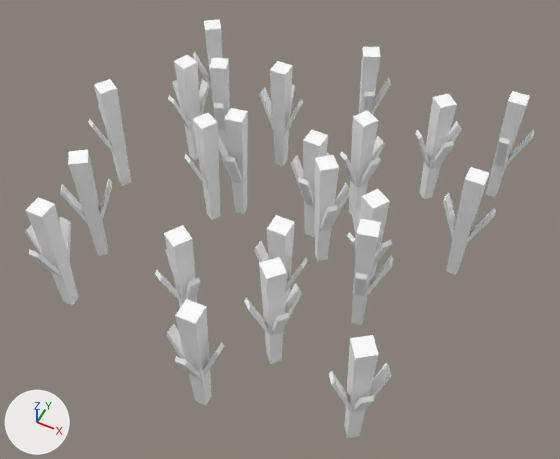
Before and after pictures for a commit that changed the glTF model assets/synty/simple_fantasy/models/SF_Prop_Crops_Corn_01.glb.
Both versions are drawn from a 50 mm lens placed at (0.0553, -0.1069, 0.1409), pointed at (0.0033, -0.0029, 0.0109). Every picture has the same lights, and +X, +Y and +Z are marked at lower left.

The first picture shows 'SF_Prop_Crops_Corn_01'.
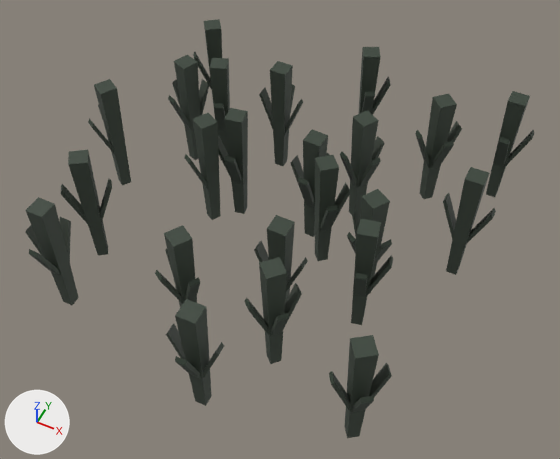
Boxes (x1, y1, x2, y2) around the edits, measured in the pictures (560 x 459 px):
'SF_Prop_Crops_Corn_01', surface changed (grey to black): (25, 19, 534, 438) in both

Patch to the scene script:
```diff
--- a/assets/synty/simple_fantasy/models/SF_Prop_Crops_Corn_01.glb.py
+++ b/assets/synty/simple_fantasy/models/SF_Prop_Crops_Corn_01.glb.py
@@ img_undead_footman_01 @@
+img_undead_footman_01 = load_image('Undead_Footman_01', '_unpacked/Undead_Footman_01', 512, 512, 'sRGB')
@@ mat_lambert1 @@
 mat_lambert1 = principled_material('lambert1')
-mat_lambert1.base_color = (1.0, 1.0, 1.0)  # white #ffffff
+mat_lambert1.texture = img_undead_footman_01
 mat_lambert1.roughness = 0.553
```
